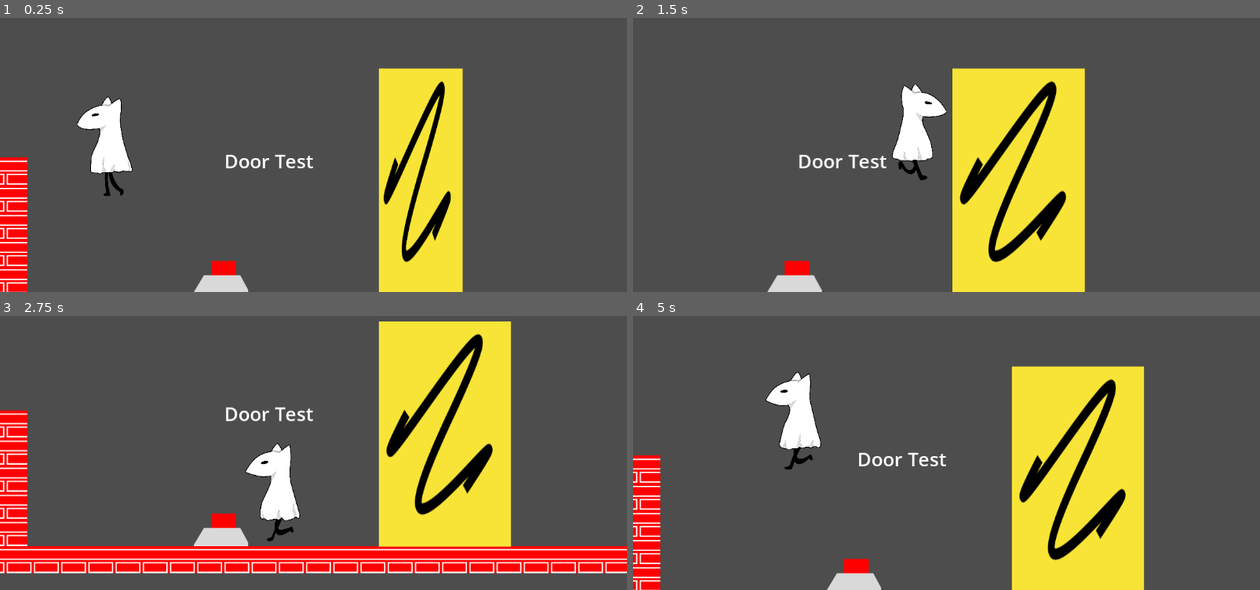
Above: before the commit, frames 1-4 (two rows, left to right).
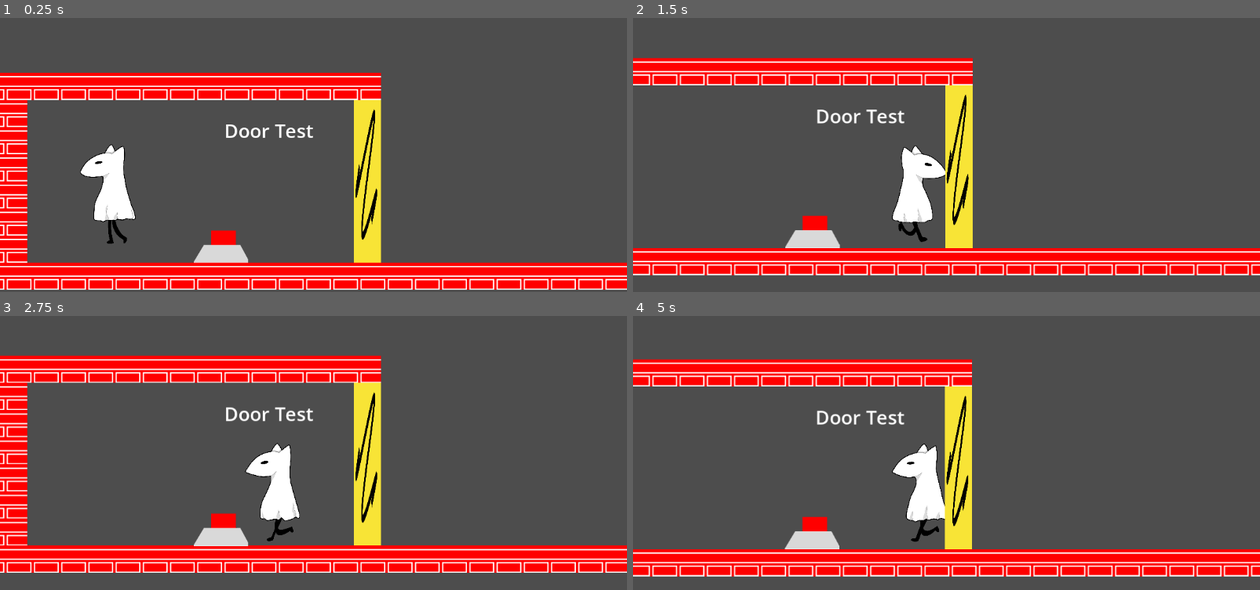
Above: after the commit, the same moments.

Repository: rcivan/ghost-dog
Game: Godot game, scene res://test/stages/TestDoorScene.tscn
Two runs of this game, one before a commit and one after it. Both use one fixed random seed, a clock stepped at 60 frames per second and the inputs below. This scene is started directly instead of the project's main scene.
Inputs:
- Up to frame 1 (0.25 s): no input
- Up to frame 2 (1.5 s): hold Q (slide) 0.53-1.28 s; hold Right (right) from 0.53 s (still down); tap Space (jump) at 0.77 s; tap Q (slide) at 1.35 s
- Up to frame 3 (2.75 s): tap Space (jump) at 1.52 s; release Right (right) at 2.03 s; hold Left (left) from 2.03 s (still down); hold Q (slide) from 2.03 s (still down)
- Up to frame 4 (5 s): release Left (left) at 2.78 s; release Q (slide) at 2.78 s; hold Right (right) 2.78-4.28 s; tap Q (slide) at 2.85, 4.35 s; tap Space (jump) at 3.02, 3.77, 4.52 s; hold Q (slide) 3.53-4.28 s; hold Left (left) from 4.28 s (still down)

The runs differ from the first frame. In frame 1, 33% of the frame differs, in the area x 0-100%, y 18-100%; in frame 2, 34%; in frame 3, 27%; in frame 4, 39%, in the area x 0-100%, y 15-100%.

Commit message:
fixed door

Diff:
--- a/game/elements/stage/Door.gd
+++ b/game/elements/stage/Door.gd
@@ -1,22 +1,23 @@
 extends Node2D
 
-@export var is_open: bool = false
+@export var number: int
 
 # Called when the node enters the scene tree for the first time.
-func _ready():
-	self.scale.x = 0.8
-	open_door()
+
 
 func open_door():
 	var tween = get_tree().create_tween()
 	tween.tween_property(self, "scale", Vector2(3,1), 0.5)
-	$DoorSprite/StaticBody2D.collision_mask = 9
+	get_node("StaticBody2D").set_collision_layer_value(1,false)
+
 
 func close_door():
 	var tween = get_tree().create_tween()
 	tween.tween_property(self, "scale", Vector2(0.8,1), 0.5)
 
 
-# Called every frame. 'delta' is the elapsed time since the previous frame.
-func _process(delta):
-	pass
+
+
+func _on_static_body_2d_pressed(id):
+	if id == number:
+		open_door()
--- a/game/elements/stage/Door.tscn
+++ b/game/elements/stage/Door.tscn
@@ -4,22 +4,23 @@
 [ext_resource type="Texture2D" uid="uid://ug36nb2i4k2o" path="res://assets/prelim/tiles/door.png" id="2_6bl7j"]
 
 [sub_resource type="RectangleShape2D" id="RectangleShape2D_tn1a7"]
-size = Vector2(313.704, 310)
+size = Vector2(300, 300.001)
 
 [node name="Door" type="Node2D"]
 script = ExtResource("1_32bf1")
 
 [node name="DoorSprite" type="Sprite2D" parent="."]
-position = Vector2(2.08165e-12, 2.08165e-12)
-scale = Vector2(0.27, 1.38333)
+position = Vector2(1.29247e-26, 0)
+scale = Vector2(0.166667, 1)
 texture = ExtResource("2_6bl7j")
 centered = false
 
-[node name="StaticBody2D" type="StaticBody2D" parent="DoorSprite"]
-position = Vector2(-7.70981e-12, -1.50481e-12)
-scale = Vector2(3.7037, 0.722892)
+[node name="StaticBody2D" type="StaticBody2D" parent="."]
+position = Vector2(-1.28497e-12, -1.50481e-12)
+scale = Vector2(0.617283, 0.722892)
+collision_priority = 2.08165e-12
 
-[node name="CollisionShape2D" type="CollisionShape2D" parent="DoorSprite/StaticBody2D"]
-position = Vector2(38, 195)
+[node name="CollisionShape2D" type="CollisionShape2D" parent="StaticBody2D"]
+position = Vector2(40.5, 207.5)
 scale = Vector2(0.27, 1.38333)
 shape = SubResource("RectangleShape2D_tn1a7")
--- a/game/test/stages/TestDoorScene.tscn
+++ b/game/test/stages/TestDoorScene.tscn
@@ -11,7 +11,8 @@
 [node name="TestDoorScene" type="Node2D"]
 
 [node name="Player" parent="." instance=ExtResource("1_i3ht5")]
-position = Vector2(244, 336)
+position = Vector2(250, 480)
+safe_margin = 0.5
 
 [node name="Camera2D" type="Camera2D" parent="Player"]
 position = Vector2(2.08165e-12, -150)
@@ -23,7 +24,7 @@
 tile_set = ExtResource("2_33s2a")
 format = 2
 layer_0/z_index = -1
-layer_0/tile_data = PackedInt32Array(720897, 1, 0, 655361, 1 …(1237 unchanged characters)… 851985, 1, 0, 851986, 1, 0, 851987, 1, 0)
+layer_0/tile_data = PackedInt32Array(720897, 1, 0, 655361, 1 …(1237 unchanged characters)… 851985, 1, 0, 851986, 1, 0, 851987, 1, 0, 458753, 1, 0, 393217, 1, 0, 393218, 1, 0, 393219, 1, 0, 393220, 1, 0, 393221, 1, 0, 393222, 1, 0, 393223, 1, 0, 393224, 1, 0, 393225, 1, 0, 393226, 1, 0, 393227, 1, 0, 393228, 1, 0, 393229, 1, 0, 393230, 1, 0)
 layer_1/name = "doors"
 layer_1/enabled = true
 layer_1/modulate = Color(1, 1, 1, 1)
@@ -42,8 +43,12 @@
 horizontal_alignment = 1
 vertical_alignment = 1
 
-[node name="Door" parent="." instance=ExtResource("3_05c1w")]
-position = Vector2(746, 236)
-
 [node name="StaticBody2D" parent="." instance=ExtResource("4_w2qfy")]
 position = Vector2(456, 650)
+number = 1
+
+[node name="Door" parent="." instance=ExtResource("3_05c1w")]
+position = Vector2(700, 350)
+number = 1
+
+[connection signal="pressed" from="StaticBody2D" to="Door" method="_on_static_body_2d_pressed"]
